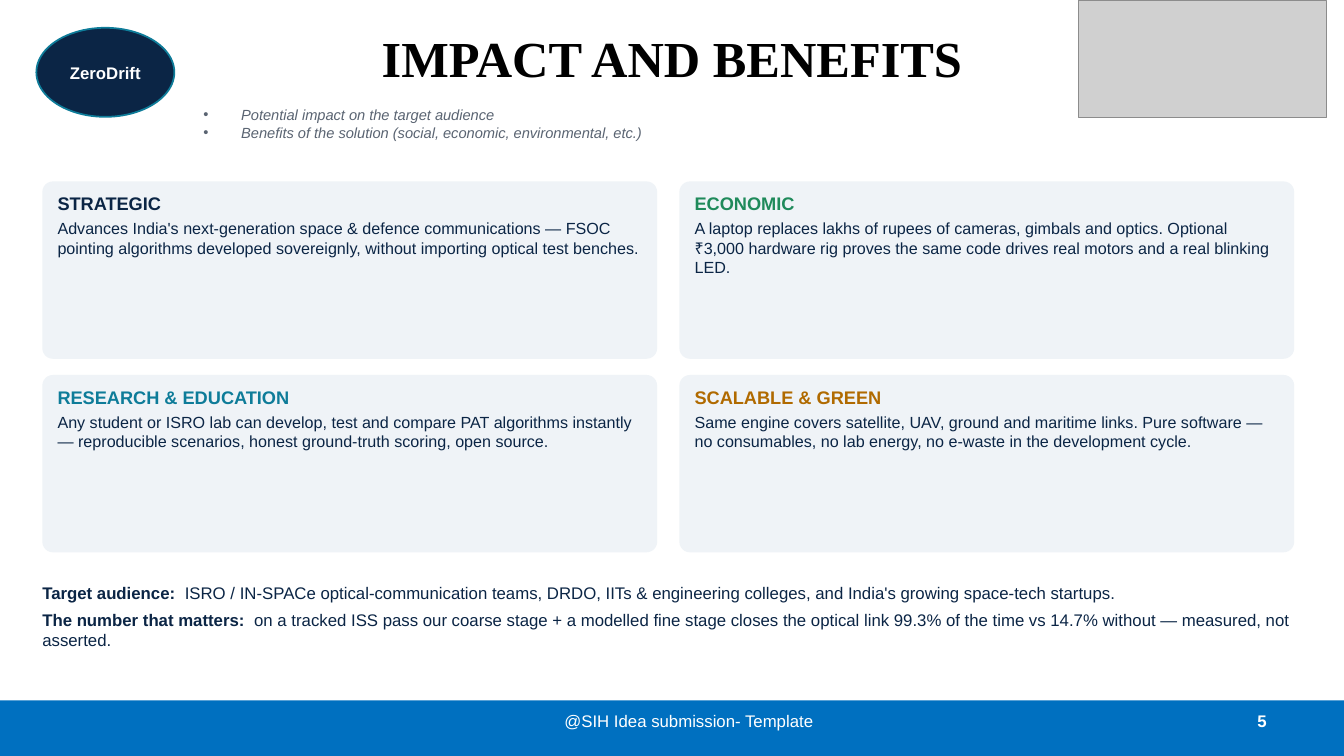
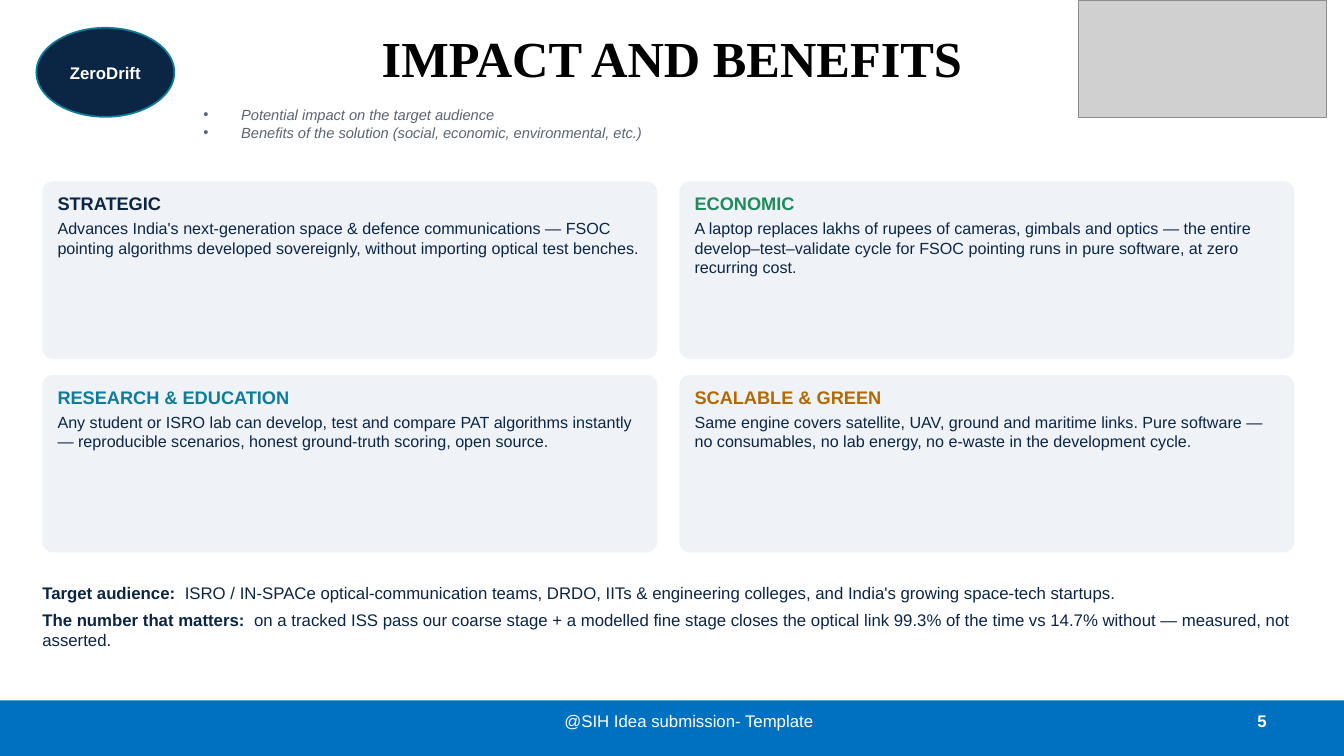
Before and after one commit to pranshukesavmishra/SIH2026, a slide deck: slide 5 of docs/submission/ZeroDrift_SIH26169.pptx. Drawn at 1344x756 pixels with LibreOffice and Linux fonts; fonts in the diff are those of the drawing; grey boxes stand for pictures. Boxes give left, top, right and bottom in pixels: in the first picture for what was removed or moved away, otherwise in the second. Text is boxed around its words. In the diff, an @@ line names an element or a change of style, - is before the commit and + after.

```diff
--- a/docs/submission/ZeroDrift_SIH26169.pptx
+++ b/docs/submission/ZeroDrift_SIH26169.pptx
@@ text in rounded rectangle at box(695, 222, 1250, 277): text changed @@
-A laptop replaces lakhs of rupees of cameras, gimbals and optics. Optional ₹3,000 hardware rig proves the same code drives real motors and a real blinking LED.
+A laptop replaces lakhs of rupees of cameras, gimbals and optics — the entire develop–test–validate cycle for FSOC pointing runs in pure software, at zero recurring cost.
```
Also in this commit, not shown: 3 other slides changed, 3 other files.
